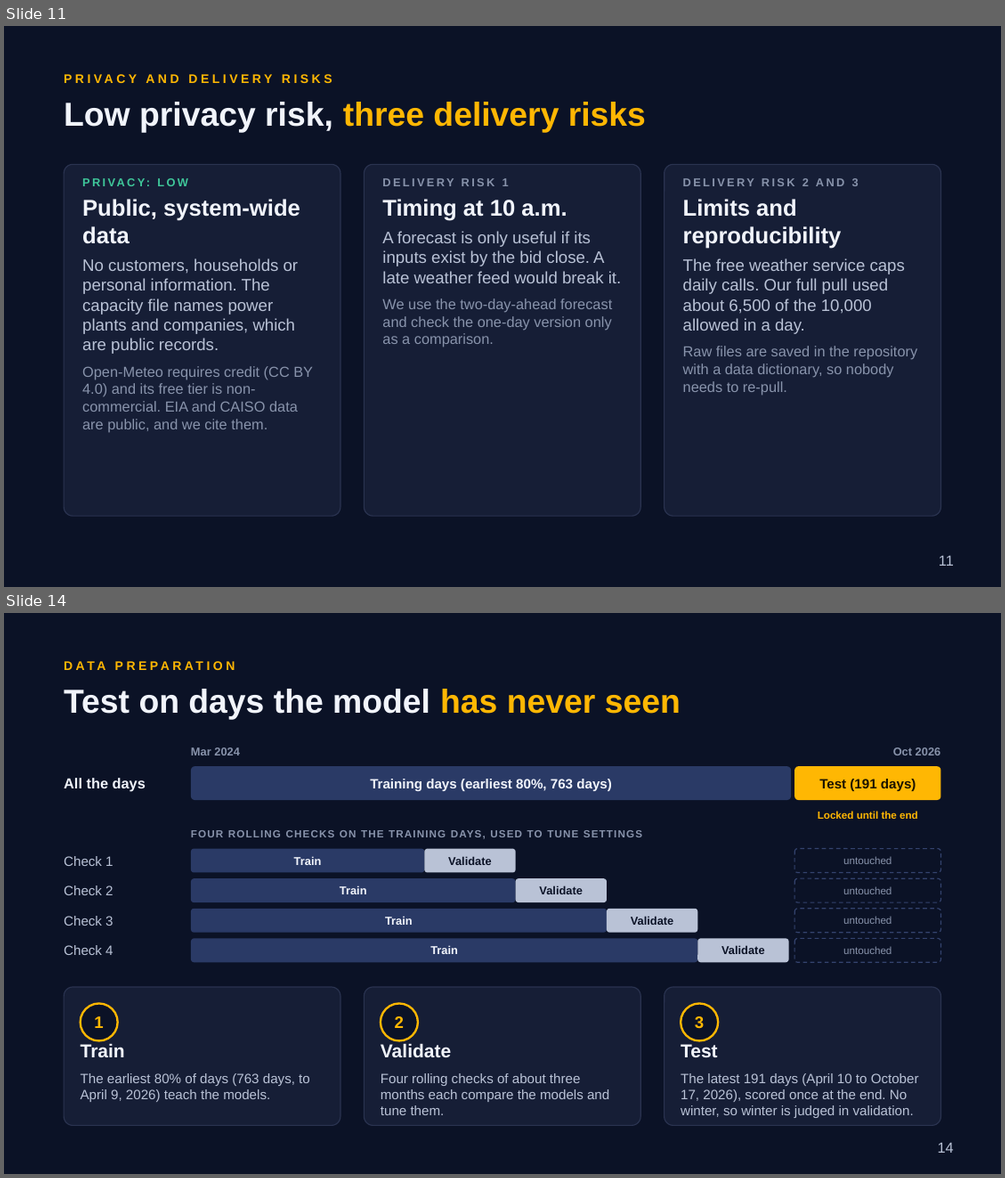
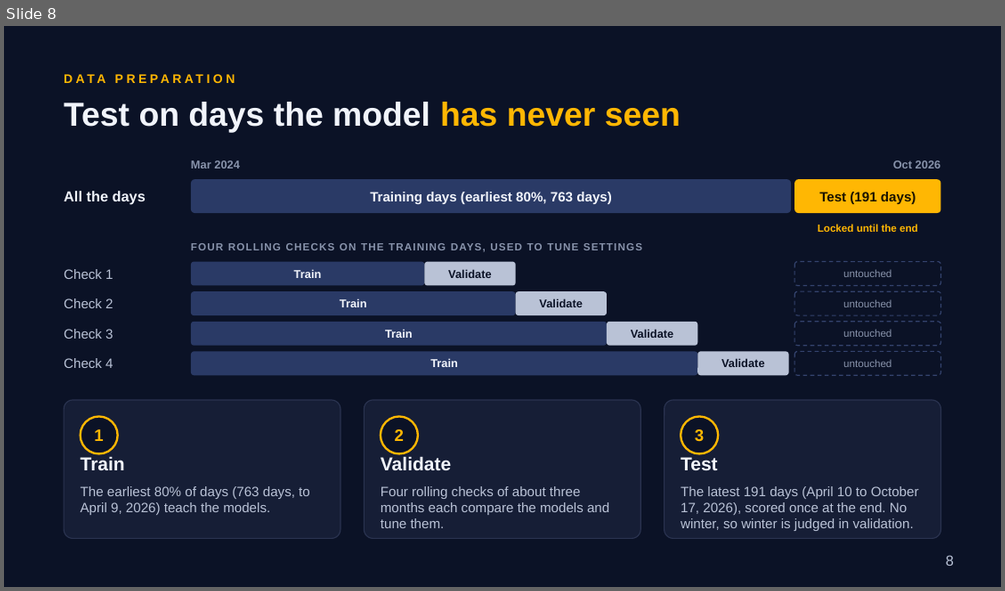
Before and after one commit to RaulSolaNavarro/caiso-solar-forecast, a slide deck: deck/capstone2/Capstone2_Deck.pptx. Shown one above the other, each under a label of ours: slides 11 and 14 before the commit, slide 8 after it; the slides between them are not shown. The pictures are 1005x1178 and 1005x591 pixels, drawn with LibreOffice and Linux fonts; fonts in the diff are those of the drawing. Boxes give left, top, right and bottom in pixels: in the first picture for what was removed or moved away, otherwise in the second. Text is boxed around its words. In the diff, an @@ line names an element or a change of style, - is before the commit and + after.

```diff
--- a/deck/capstone2/Capstone2_Deck.pptx
+++ b/deck/capstone2/Capstone2_Deck.pptx
@@ slide 11 removed at (4, 26, 1001, 587), background #0B1226 @@
@@ text removed at (64, 67, 941, 89) @@
-PRIVACY AND DELIVERY RISKS
@@ text removed at (64, 102, 646, 133) @@
-Low privacy risk, three delivery risks
@@ rounded rectangle removed at (64, 164, 340, 516) @@
@@ rounded rectangle removed at (364, 164, 641, 516) @@
@@ text removed at (382, 178, 621, 347) @@
-DELIVERY RISK 1
-Timing at 10 a.m.
-A forecast is only useful if its inputs exist by the bid close. A late weather feed would break it.
-We use the two-day-ahead forecast and check the one-day version only as a comparison.
@@ rounded rectangle removed at (664, 164, 941, 516) @@
@@ text removed at (683, 178, 917, 394) @@
-DELIVERY RISK 2 AND 3
-Limits and reproducibility
-The free weather service caps daily calls. Our full pull used about 6,500 of the 10,000 allowed in a day.
-Raw files are saved in the repository with a data dictionary, so nobody needs to re-pull.
@@ text removed at (82, 199, 313, 432) @@
-PRIVACY: LOW
-Public, system-wide data
-No customers, households or personal information. The capacity file names power plants and companies, which are public records.
-Open-Meteo requires credit (CC BY 4.0) and its free tier is non-commercial. EIA and CAISO data are public, and we cite them.
@@ page number removed at (938, 555, 954, 565) @@
-11
@@ what was slide 14 is now slide 8 @@
@@ page number at (946, 555, 954, 565): text changed @@
-14
+8
```
Also in this commit, not shown: 7 slides changed, 8 slides added, 6 other slides removed, 3 other files.
